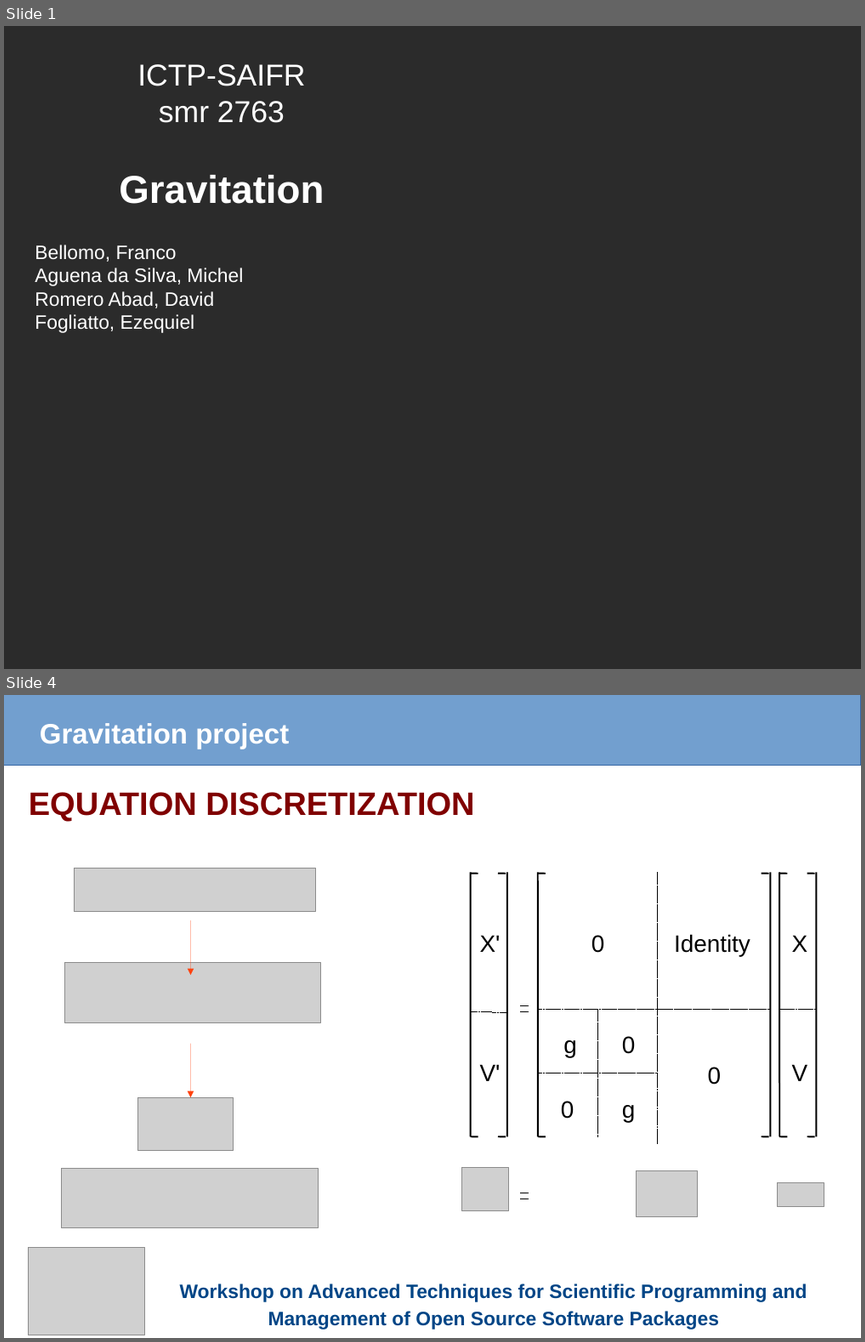
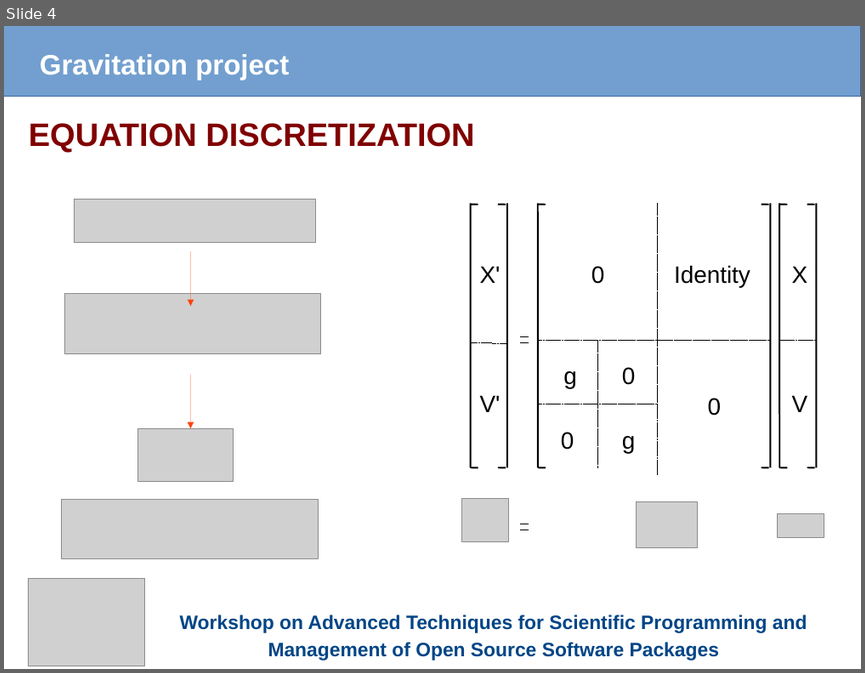
Before and after one commit to fnbellomo/GProject, a slide deck: Slides/Gravitation.odp. Shown one above the other, each under a label of ours: slides 1 and 4 before the commit, slide 4 after it; the slides between them are not shown. The pictures are 865x1342 and 865x673 pixels, drawn with LibreOffice and Linux fonts; fonts in the diff are those of the drawing; grey boxes stand for pictures; background and template pictures are left out; a plain dark background stands for a picture behind light text. Boxes give left, top, right and bottom in pixels: in the first picture for what was removed or moved away, otherwise in the second. Text is boxed around its words. In the diff, an @@ line names an element or a change of style, - is before the commit and + after.

```diff
--- a/Slides/Gravitation.odp
+++ b/Slides/Gravitation.odp
@@ slide 1 removed at (4, 26, 861, 669), background picture (left out) @@
@@ text removed at (137, 64, 305, 123) @@
-ICTP-SAIFR
-smr 2763
@@ text removed at (119, 175, 324, 204) @@
-Gravitation
@@ text removed at (35, 244, 243, 333) @@
-Bellomo, Franco
-Aguena da Silva, Michel
-Romero Abad, David
-Fogliatto, Ezequiel
```
Also in this commit, not shown: 2 slides changed, 6 slides added, 1 other file.
